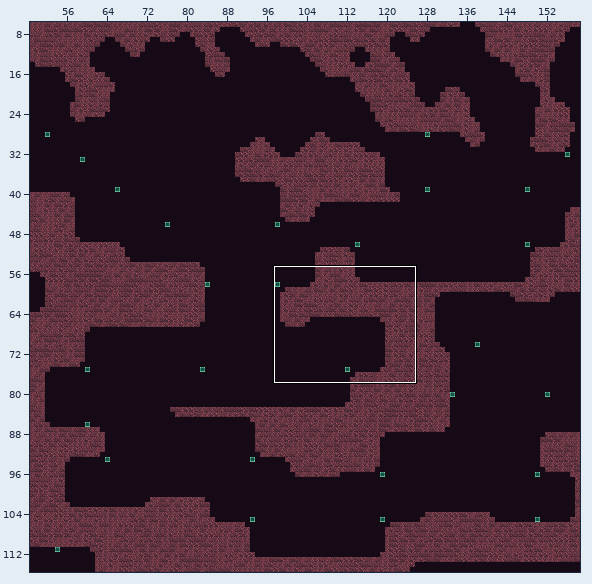
An edit to a level. Tiled map, android/assets/maps/level1.tmx. The first picture is a wide view before the edit; the outline marks the close-up.
Close-up. The starting point:
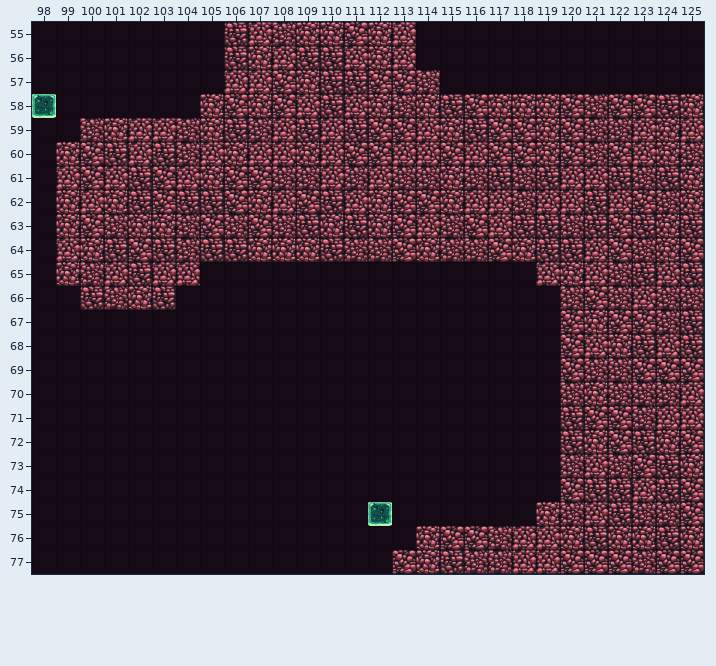
Cells are 64x64 px. Shown: x 98..125, y 55..77. The commit also changed other parts of the map, which this record leaves out.
New version:
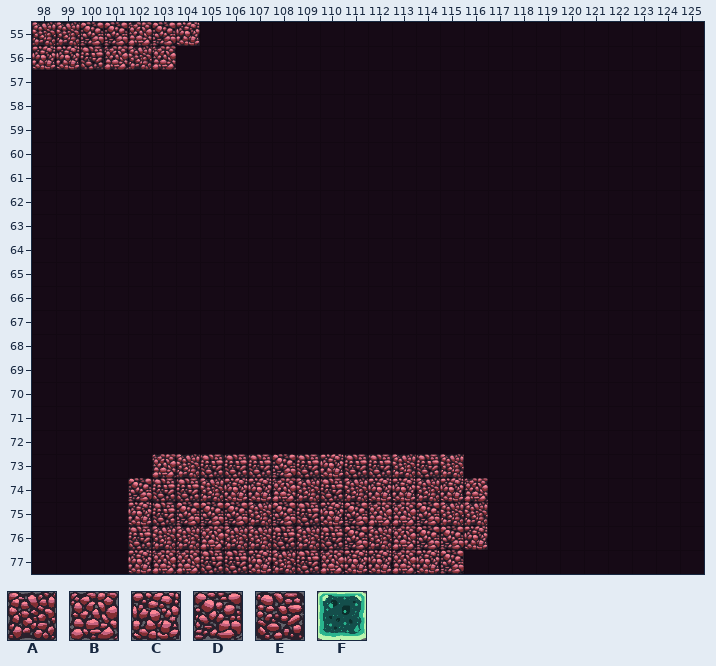
Key: from "tileMapGutter": A 5, B 6, C 7, D 8, E 9, F 21.
_ is an empty cell, . an unchanged one.
From old to new:
--- layer "terrain"
@@ x 98..125 @@
-55 _______.EBACCDCB............
-56 ______..ECBEEBCB............
-57 ........BBDCEEDDA...........
-58 F......CDCDBEBCACEDCCCDADDEC
-59 ..ACBBACEABEBEDDBCEDDCDAABCB
-60 .CDEBEABCBBCBDDBBDBDDCDADBCA
-61 .BDBEDBCDDAABABAACAEAEBBEAEC
-62 .CBCEDEEDCBDEBCDDCBBABBEBDAC
-63 .CDACCADADAECECDBADBEEAEDECE
-64 .BCEDEAEECCCEAADCAADCEEBDACD
-65 .CABEBB..............BCBAEBE
-66 ..EACE................ADABAA
-67 ......................DCDDAE
-68 ......................DBCEBE
-69 ......................DAADDD
-70 ......................ACAAAB
-71 ......................EDDABB
-72 ......................ECDECD
-73 ....._____________....ABADEC
-74 ...._______________...DEEBED
-75 ....__________F____..CABEAAD
-76 ....____________C.DABBCECCEC
-77 ....___________D.EAABBDDDADD
+55 AADDBDC.________............
+56 CCEBAB..________............
+57 ........_________...........
+58 _......_____________________
+59 ..__________________________
+60 .___________________________
+61 .___________________________
+62 .___________________________
+63 .___________________________
+64 .___________________________
+65 .______.............._______
+66 ..____................______
+67 ......................______
+68 ......................______
+69 ......................______
+70 ......................______
+71 ......................______
+72 ......................______
+73 .....BAEEEDECEEAEA....______
+74 ....DEEACCBAEACCACB...______
+75 ....CEDDDADECDBBDAA.._______
+76 ....EAABAAEAEDABD.C_________
+77 ....CBBEECAEBCCB.D__________
Changed places in both close-ups, as pixel boxes (x1, y1, x2, y2):
changed: (32, 22, 704, 574)
